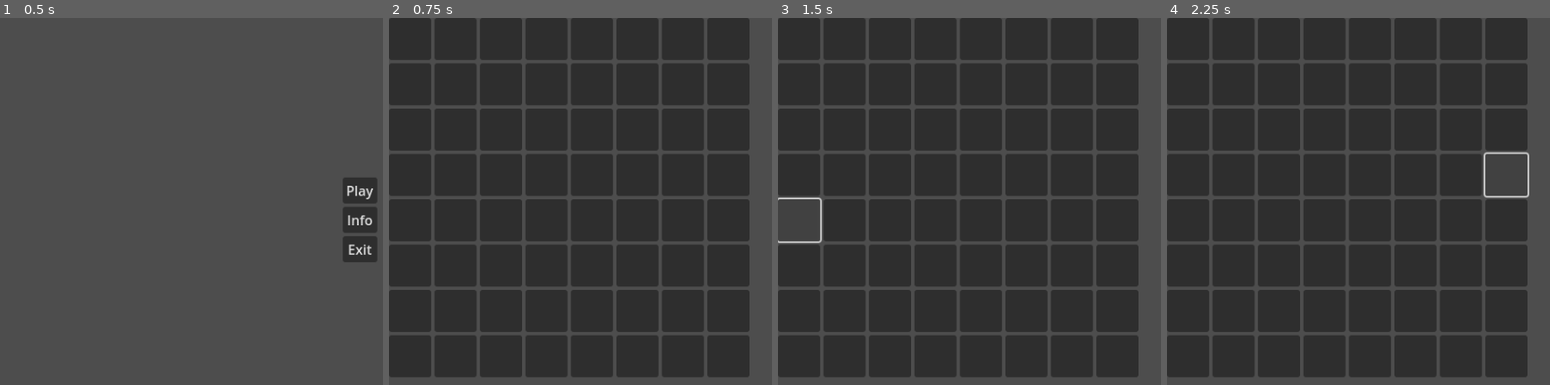
Above: before the commit, frames 1-4 (left to right).
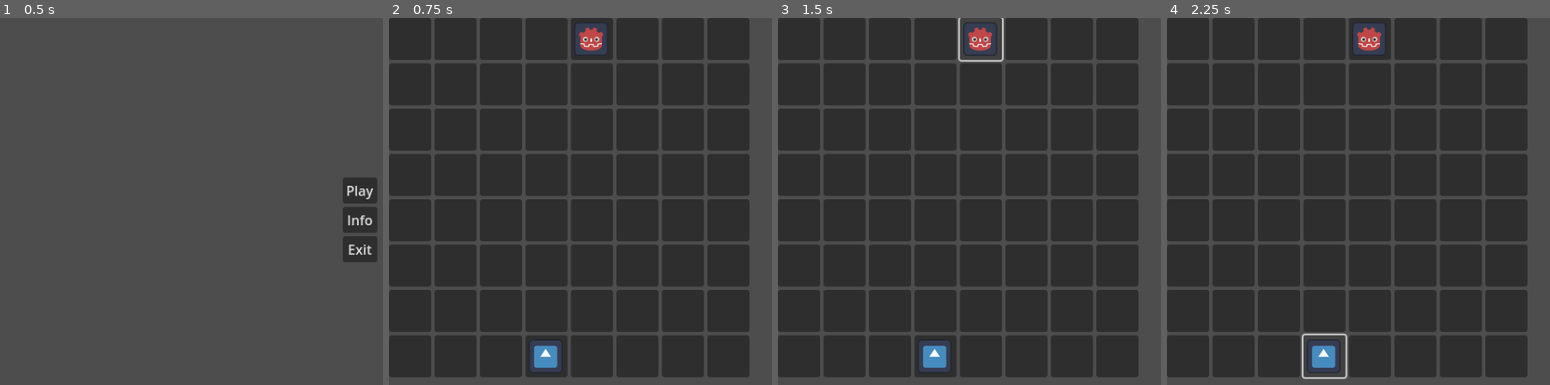
Above: after the commit, the same moments.

Repository: erkek2000/linukboard2d
Game: Godot game, scene res://scenes/menu.tscn
Two runs of this game, one before a commit and one after it. Both use one fixed random seed, a clock stepped at 60 frames per second and the inputs below. The engine's default icon, where the game draws it, is replaced by a stand-in: a white triangle on a blue panel in a dark square.
Inputs (mouse positions are in pixels of both pictures, inside the frame that each line leads up to; where the layout moved, square brackets give the same spot in the first picture):
- Up to frame 1 (0.5 s): no input
- Up to frame 2 (0.75 s): click "Play" at 0.5 s
- Up to frame 3 (1.5 s): click (980, 40) [797, 219] at 1.25 s
- Up to frame 4 (2.25 s): click (1324, 355) [1507, 175] at 2 s

Frame 1 is identical in both runs. In frame 2, 1.4% of the frame differs, in the area x 36-57%, y 1-97%; in frame 3, 1.8%; in frame 4, 1.9%, in the area x 35-95%, y 1-99%.

Commit message:
Added Icons for Buttons.
- Added Icons for buttons.
- Made an array for each button. Not yet mapped.
- Fixed button node naming accordingly.

Diff:
--- a/scripts/board_maker.gd
+++ b/scripts/board_maker.gd
@@ -11,9 +11,9 @@
 signal send_location
 
 func _ready():
-	# stop negative numbers from happening
-	#if Board_Size_X < 0 or Board_Size_Y < 0:
-	#	return
+
+	var player_1_icon_raw = preload("res://assets/icon.svg")
+	var player_2_icon_raw = preload("res://assets/icon2.svg")
 
 	# Set up the board
 	for y in Board_Size_Y:
@@ -26,6 +26,20 @@
 			temp.connect("pressed", func():
 				emit_signal("send_location", temp.name, turn))
 
-			#temp.button_pressed
-			temp.set_name(str(x) + "-" + str(y))
+			#temp.set_button_icon(sprite)
+			#temp.icon = preload("res://assets/icon.png")
+
+			temp.set_name(str(y) + "-" + str(x))
 			add_child(temp)
+
+	# Create a new image and texture for each button and player
+	var image = player_1_icon_raw.get_image()
+	image.resize(Tile_Size_X-10, Tile_Size_Y-10, Image.INTERPOLATE_LANCZOS)
+	var player_1_icon = ImageTexture.create_from_image(image)
+
+	var image2 = player_2_icon_raw.get_image()
+	image2.resize(Tile_Size_X-10, Tile_Size_Y-10, Image.INTERPOLATE_LANCZOS)
+	var player_2_icon = ImageTexture.create_from_image(image2)
+
+	get_node("7-3").icon = player_1_icon
+	get_node("0-4").icon = player_2_icon
--- a/scripts/game.gd
+++ b/scripts/game.gd
@@ -1,17 +1,42 @@
 extends Control
 
+var board: Array = []
 
-# Called when the node enters the scene tree for the first time.
+
+
+func print_board():
+	for row in board:
+		print(row)
+
 func _ready() -> void:
-	pass # Replace with function body.
 
+	# INITIATE BOARD ARRAY
+	#
+	# 0 - Empty Squares
+	# 1 - Player 1
+	# 2 - Player 2
+	# -1 - Blocked Squares
+	#
+	for row in range(8):
+		var new_row = []  # Make an empty new row before filling it.
+		for col in range(8):
+			new_row.append(0) # 0 for empty squares.
+		board.append(new_row)  # Add the row to the board
+	board[7][3] = 1
+	board[0][4] = 2
+
+	#var b = get_node("7-3")
+	print_board()
+	#b.set_button_icon()
 
 # Called every frame. 'delta' is the elapsed time since the previous frame.
 func _process(delta: float) -> void:
 	pass
 
 
+#region SIGNALS
 # Button Pressed signal form BoardMaker.
 func _on_board_maker_send_location(name, turn) -> void:
 	print(name)
 	pass # Replace with function body.
+#endregion
Not shown, added: assets/icon.png.import
Binary file added: assets/icon2.png
Not shown, added: assets/icon2.png.import
Not shown, added: scenes/gam4CE9.tmp
